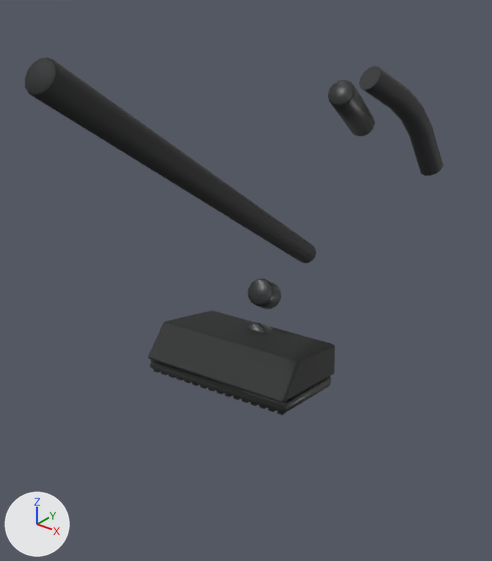
Before and after pictures for a commit that changed the glTF model Assets/assets_51_100/glb/firstperson/asset_071_vacuum_cleaner_fp.glb.
The view is the same before and after, from a 50 mm camera at (0.618, -1.025, 0.185) aimed at (-0.034, -0.21, -0.32). Lighting does not change. The marker at lower left points along +X, +Y and +Z. The first picture is the older version. Both versions are drawn at frame 8 of the action 'Vacuum_FloorHeadContact'; the numbers are the values there. Vertices at exactly the same position are counted once.

The older version as bpy lines, for what is in view:
```python
ob_lod0_vacuumheld = bpy.data.objects.new('LOD0_VacuumHeld', None)
ob_lod0_vacuumheld.parent = ob_a_071_vacuum_cleaner_fp_root
ob_lod0_vacuumheld.location = (0.0, -0.15, -0.498)
ob_lod0_vacuumheld.rotation_euler = (-0.311, 0.0, 0.155)  # degrees (-18, 0, 8.9)
ob_mesh_vacheadneck = bpy.data.objects.new('MESH_VacHeadNeck', me_cylinder_003)
ob_mesh_vacheadneck.parent = ob_lod0_vacuumheld
ob_mesh_vacheadneck.location = (0.0, -0.095, 0.062)
ob_mesh_vacheadshell = bpy.data.objects.new('MESH_VacHeadShell', me_mesh_vacheadshell_data)
ob_mesh_vacheadshell.parent = ob_lod0_vacuumheld
ob_mesh_vacheadshell.location = (0.0, -0.15, 0.0)
ob_mesh_vacwand = bpy.data.objects.new('MESH_VacWand', me_cylinder)
ob_mesh_vacwand.parent = ob_lod0_vacuumheld
ob_mesh_vacwand.location = (0.0, -0.31, 0.3)
ob_mesh_vacwandcollar = bpy.data.objects.new('MESH_VacWandCollar', me_cylinder_002)
ob_mesh_vacwandcollar.parent = ob_lod0_vacuumheld
ob_mesh_vacwandcollar.location = (0.0, -0.115, 0.14)
ob_mesh_vacwandgrip = bpy.data.objects.new('MESH_VacWandGrip', me_cylinder_001)
ob_mesh_vacwandgrip.parent = ob_lod0_vacuumheld
ob_mesh_vacwandgrip.location = (0.0, 0.14, 0.475)
# also in view: 'MESH_VacHoseTail' at (-0.019, 0.301, -0.143); 'MESH_VacHeadSole' at (0.022, -0.288, -0.443)
```
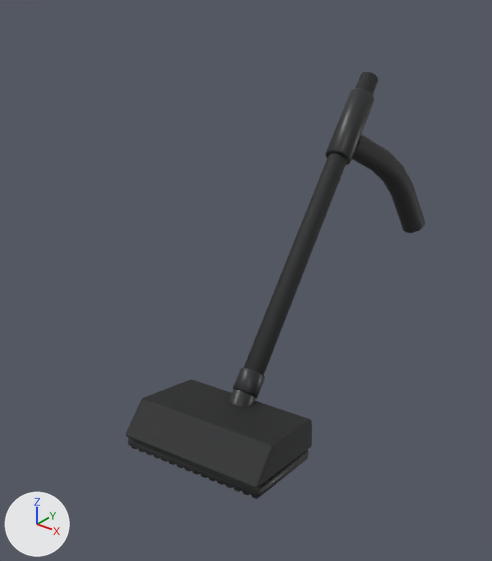
ob_lod0_vacuumheld is not drawn itself; it is the parent of ob_mesh_vacheadbrushstrip, ob_mesh_vacheadneck, ob_mesh_vacheadshell, ob_mesh_vacheadsole, ob_mesh_vachosetail, ob_mesh_vacwand, ob_mesh_vacwandcollar, ob_mesh_vacwandgrip.

The change, as a diff of the scene's bpy script:
```diff
--- a/Assets/assets_51_100/glb/firstperson/asset_071_vacuum_cleaner_fp.glb.py
+++ b/Assets/assets_51_100/glb/firstperson/asset_071_vacuum_cleaner_fp.glb.py
@@ me_cylinder_003 @@
 # used by ob_mesh_vacheadneck; parent = ob_lod0_vacuumheld; location = (0.0, -0.095, 0.062)
-me_cylinder_003.from_pydata(...)  # 72 vertices, 140 faces; spans x -0.021..0.021, y -0.0386..0.0386, z -0.029..0.029
+me_cylinder_003.from_pydata(...)  # 72 vertices, 140 faces; spans x -0.021..0.021, y -0.0357..0.0357, z -0.0418..0.0418
+# me_cylinder_003 part 1: the whole mesh is multiplied about its middle by the matrix ((1.0, 0.0, 0.0), (0.0, -0.278, 0.981), (0.0, -1.032, -0.224))
 me_cylinder_003.materials.append(mat_mat_s08_hardblack)
@@ me_cylinder @@
 # used by ob_mesh_vacwand; parent = ob_lod0_vacuumheld; location = (0.0, -0.31, 0.3)
-me_cylinder.from_pydata(...)  # 84 vertices, 164 faces; spans x -0.019..0.019, y -0.351..0.351, z -0.117..0.117
+me_cylinder.from_pydata(...)  # 84 vertices, 164 faces; spans x -0.019..0.019, y -0.196..0.196, z -0.32..0.32
+# me_cylinder part 2: the whole mesh is turned -104 degrees about the x axis through its middle
 me_cylinder.materials.append(mat_mat_s08_matteblack)
@@ me_cylinder_001 @@
 # used by ob_mesh_vacwandgrip; parent = ob_lod0_vacuumheld; location = (0.0, 0.14, 0.475)
-me_cylinder_001.from_pydata(...)  # 84 vertices, 164 faces; spans x -0.025..0.025, y -0.078..0.078, z -0.045..0.045
+me_cylinder_001.from_pydata(...)  # 84 vertices, 164 faces; spans x -0.025..0.025, y -0.058..0.058, z -0.076..0.076
+# me_cylinder_001 part 3: the whole mesh is turned -104 degrees about the x axis through its middle
 me_cylinder_001.materials.append(mat_mat_s08_hardblack)
@@ ob_lod0_vacuumheld @@
 ob_lod0_vacuumheld.parent = ob_a_071_vacuum_cleaner_fp_root
-ob_lod0_vacuumheld.location = (0.0, -0.15, -0.498)
+ob_lod0_vacuumheld.location = (0.0, -0.21, -0.615)
 ob_lod0_vacuumheld.rotation_euler = (-0.311, 0.0, 0.155)  # degrees (-18, 0, 8.9)
@@ ob_mesh_vacwand @@
 ob_mesh_vacwand.parent = ob_lod0_vacuumheld
-ob_mesh_vacwand.location = (0.0, -0.31, 0.3)
+ob_mesh_vacwand.location = (0.0, 0.07, 0.367)
@@ ob_mesh_vacwandcollar @@
 ob_mesh_vacwandcollar.parent = ob_lod0_vacuumheld
-ob_mesh_vacwandcollar.location = (0.0, -0.115, 0.14)
+ob_mesh_vacwandcollar.location = (0.0, -0.08, 0.107)
@@ ob_mesh_vacwandgrip @@
 ob_mesh_vacwandgrip.parent = ob_lod0_vacuumheld
-ob_mesh_vacwandgrip.location = (0.0, 0.14, 0.475)
+ob_mesh_vacwandgrip.location = (0.0, 0.19, 0.575)
```

Boxes (x1, y1, x2, y2) around the edits, measured in the pictures (492 x 561 px):
'MESH_VacHeadShell', moved: before (148, 310, 335, 403); after (126, 379, 312, 488)
'MESH_VacWand', mesh turned, moved: before (25, 57, 316, 263); after (244, 72, 378, 376)
'MESH_VacHoseTail', moved: before (359, 66, 443, 176); after (352, 134, 425, 233)
'MESH_VacHeadSole', moved: before (150, 359, 331, 413); after (128, 438, 309, 497)
'MESH_VacWandGrip', mesh turned, moved: before (328, 80, 375, 136); after (325, 88, 374, 165)
'MESH_VacWandCollar', moved: before (248, 279, 281, 309); after (233, 368, 265, 399)
'MESH_VacHeadNeck', reshaped, moved: before (247, 323, 272, 334); after (229, 389, 256, 406)
'MESH_VacHeadBrushStrip', moved: before (153, 369, 285, 415); after (131, 446, 259, 499)
